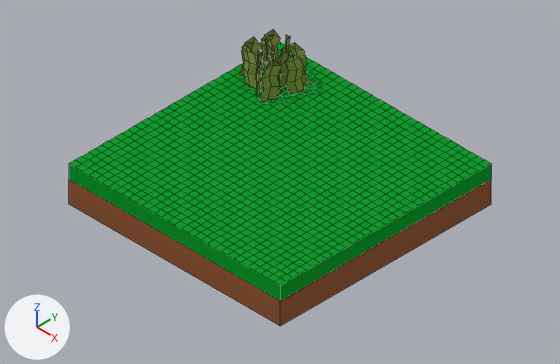
The Blender file res/blender/grass.blend, before and after one commit.
Both versions are drawn from the file's camera 'Camera'. Every picture has the same lights, and +X, +Y and +Z are marked at lower left. Mesh edges are drawn as thin lines.
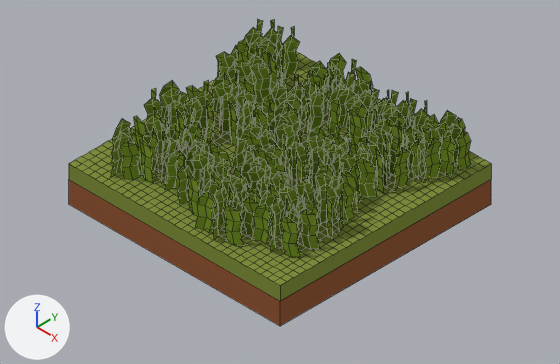
The newer file is also rescaled (x1.195), turned or shifted as a whole; pictures and numbers use the older file's frame.

Pixel boxes [x1, y1, x2, y2] of what changed, in the pictures (560 x 364 px):
'Cube', recoloured: [69, 42, 491, 325] in both
'Plane.016', added (green): after [111, 19, 471, 257]
'Plane.004', deleted (green): before [240, 29, 308, 103]

Edits to the bpy script that builds the scene:
```text
Change mat_grass:
    mat_grass.base_color: (0.00605, 0.334, 0.0268) -> (0.219, 0.284, 0.051)  # green #129c2e -> green #819140
Add mat_material_018:
    mat_material_018 = diffuse_material('Material.018')
    mat_material_018.base_color = (0.183, 0.29, 0.0251)  # green #77932c
Add me_plane_016:
    me_plane_016.from_pydata(...)  # 3549 vertices, 2184 faces; spans x -10.37..1.08, y -1.54..10.15, z -1.01..0.87
    me_plane_016.materials.append(mat_material_018)  # green #77932c
Remove ob_plane_004:
    ob_plane_004 = bpy.data.objects.new('Plane.004', me_plane_004)
    ob_plane_004.location = (-0.376, 1.083, 0.482)
    ob_plane_004.rotation_euler = (0.0, 0.0, 1.241)  # degrees (0, 0, 71)
    ob_plane_004.scale = (0.339, 0.339, 0.339)
Add ob_plane_016:
    ob_plane_016 = bpy.data.objects.new('Plane.016', me_plane_016)
    ob_plane_016.location = (-1.514, 1.673, 0.482)
    ob_plane_016.rotation_euler = (0.0, 0.0, 3.048)  # degrees (0, 0, 175)
    ob_plane_016.scale = (0.339, 0.339, 0.339)
```
